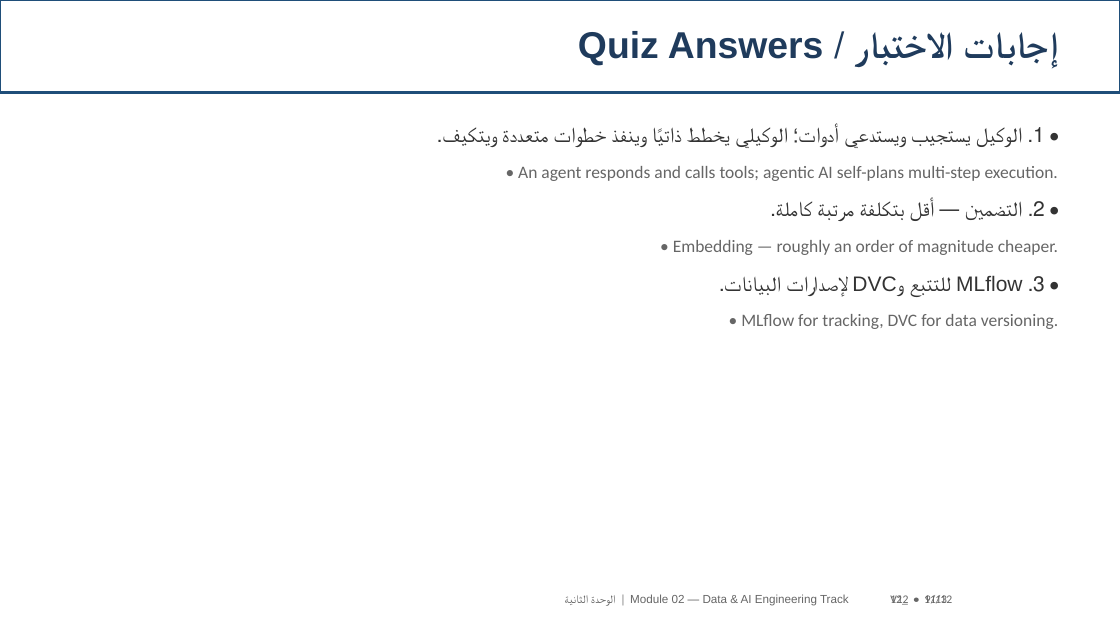
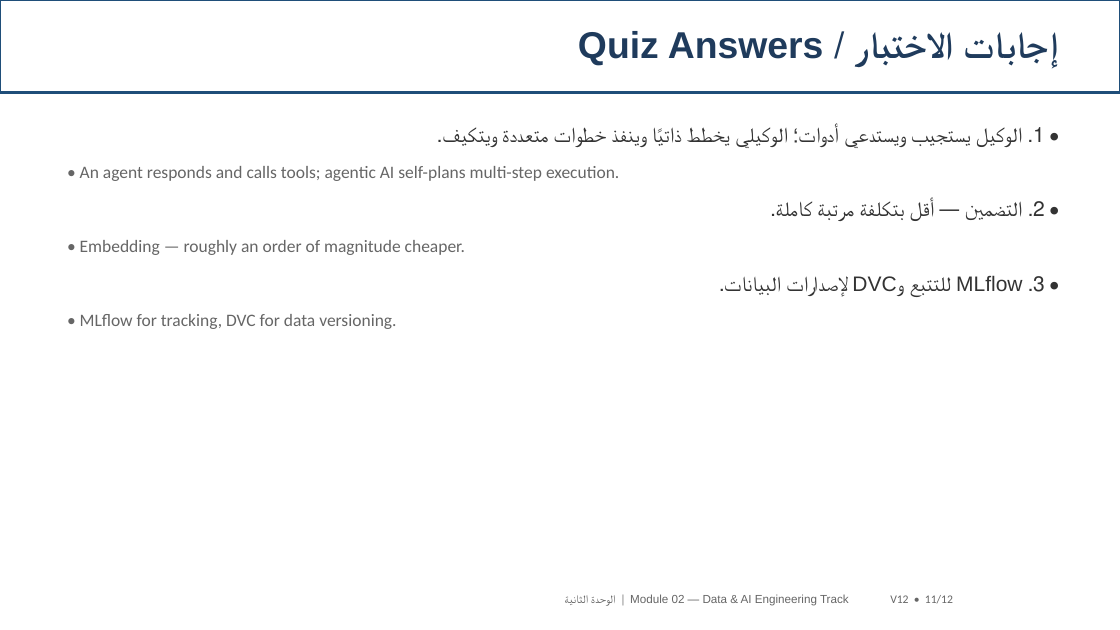
Before and after one commit to SAMeh-ZAGhloul/AI-Course, a slide deck: slide 11 of output/Module02_V12_Updated.pptx. Drawn at 1120x630 pixels with LibreOffice and Linux fonts; fonts in the diff are those of the drawing. Boxes give left, top, right and bottom in pixels: in the first picture for what was removed or moved away, otherwise in the second. Text is boxed around its words. In the diff, an @@ line names an element or a change of style, - is before the commit and + after.

```diff
--- a/output/Module02_V12_Updated.pptx
+++ b/output/Module02_V12_Updated.pptx
@@ text at [80,166,619,329]: alignment right to left @@
@@ text at [890,595,953,603]: text changed @@
-12_ • 11/12
+V12 • 11/12
@@ text removed at [890,595,947,605] @@
-V12 • 9/13
```
Also in this commit, not shown: 11 other slides changed, 10 other files.
